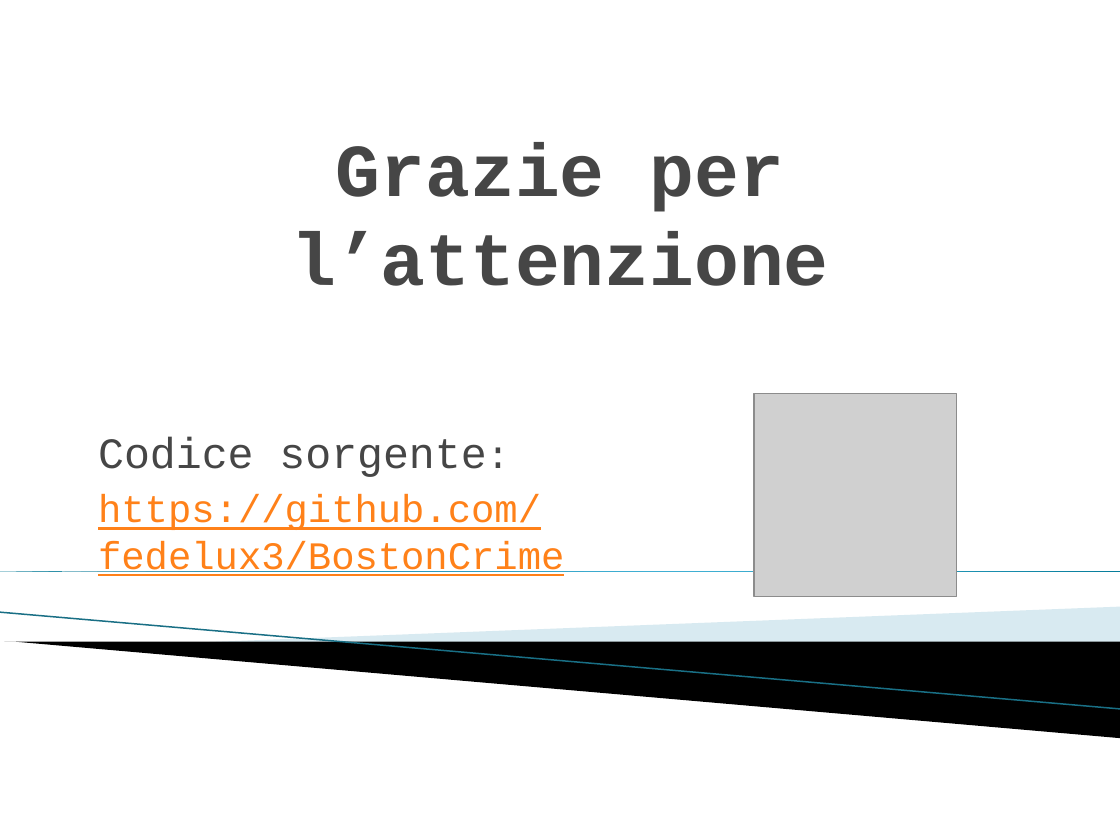
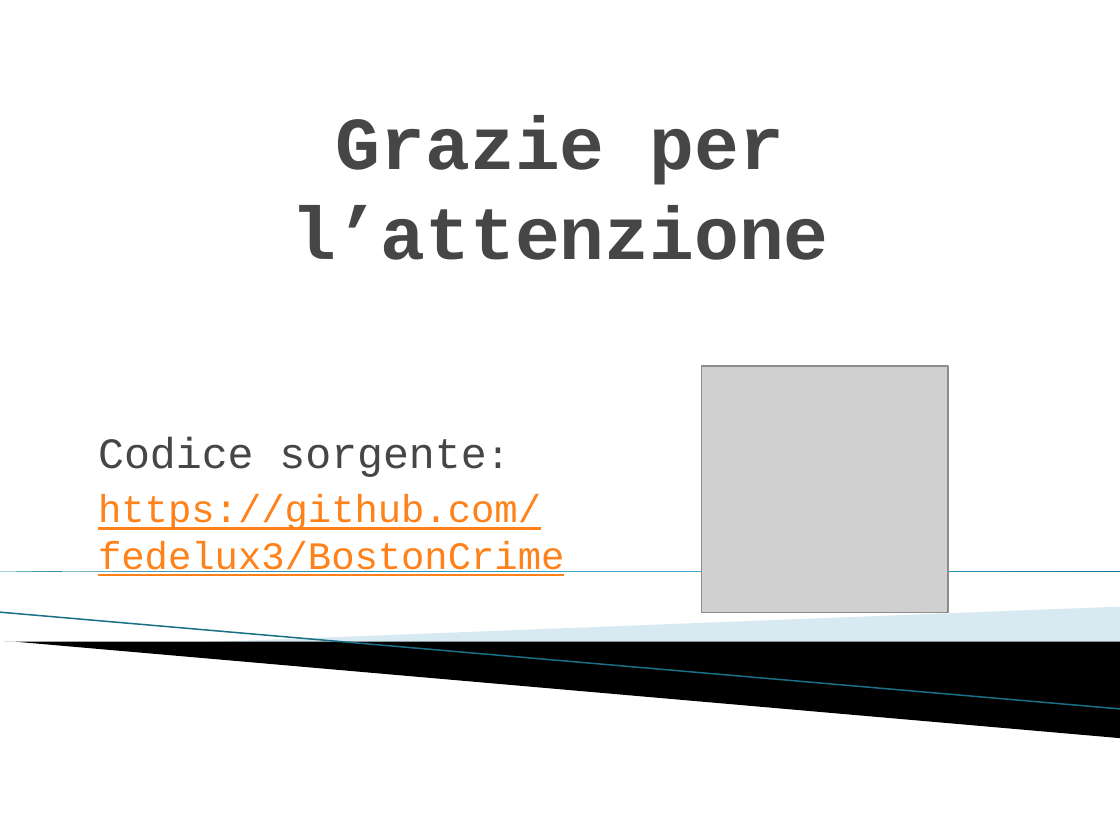
Before and after one commit to fedelux3/Bachelor-Thesis, a slide deck: slide 13 of presentazione.pptx. Drawn at 1120x840 pixels with LibreOffice and Linux fonts; fonts in the diff are those of the drawing; grey boxes stand for pictures; background and template pictures are left out. Boxes give left, top, right and bottom in pixels: in the first picture for what was removed or moved away, otherwise in the second. Text is boxed around its words. In the diff, an @@ line names an element or a change of style, - is before the commit and + after.

```diff
--- a/presentazione.pptx
+++ b/presentazione.pptx
@@ title "Grazie per l’attenzione": place and size @@
-title "Grazie per l’attenzione" at <box>291,142,828,286</box>
+title "Grazie per l’attenzione" at <box>291,116,828,260</box>
@@ picture: place and size @@
-picture at <box>754,393,956,596</box>
+picture at <box>701,366,948,613</box>
```
Also in this commit, not shown: 2 other slides changed, 11 other files.
